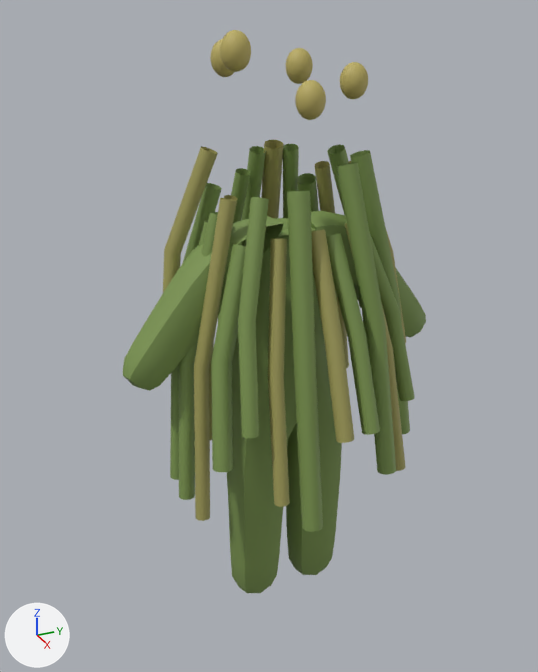
The glTF model assets/shared/costumes/costume_kelp.glb as it was, and as the next commit left it.
Both versions are drawn from a camera (50 mm lens) standing at (1.96, -0.934, 2.099) and looking at (-0.025, -0.04, 1.107). The axes (+X, +Y, +Z) are drawn at lower left. The lights are the same throughout. The first picture is the older version.

In view in the first picture: 'frond0', 'frond1', 'frond18', 'frond2', 'frond20', 'frond21', 'frond22', 'frond23', 'frond24', 'frond25', 'frond5', 'suit' and 19 more.
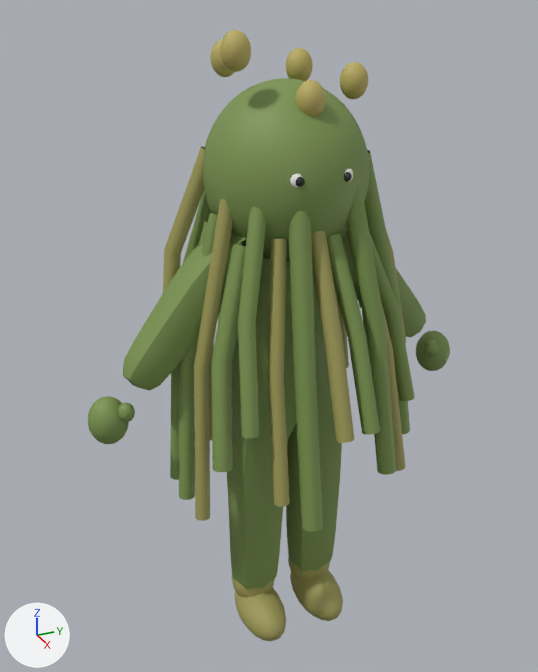
Edits to the bpy script that builds the scene:
```text
Add mat_black:
    mat_black = bpy.data.materials.new('black')
    # nodes: BsdfPrincipled, Mix, OutputMaterial, VertexColor
    # colours: black #272727, mixed with the vertex colours
Add mat_white:
    mat_white = bpy.data.materials.new('white')
    # nodes: BsdfPrincipled, Mix, OutputMaterial, VertexColor
    # colours: white #f3f3f1, mixed with the vertex colours
Add ob_thumbmr:
    ob_thumbmr = bpy.data.objects.new('thumbmR', me_thumbmr)  # a UV sphere (12 segments, 8 rings, poles along z) spanning x 0.033..0.083, y -0.5605..-0.5105, z 0.9584..1.0184
    ob_thumbmr.location = (0.0, 0.0, 0.0)
Add ob_thumbml:
    ob_thumbml = bpy.data.objects.new('thumbmL', me_thumbml)  # a UV sphere (12 segments, 8 rings, poles along z) spanning x 0.033..0.083, y 0.5105..0.5605, z 0.9584..1.0184
    ob_thumbml.location = (0.0, 0.0, 0.0)
Add ob_pupil_1:
    ob_pupil_1 = bpy.data.objects.new('pupil-1', me_pupil_1)  # a UV sphere (12 segments, 8 rings, poles along z) spanning x 0.2205..0.2475, y -0.0835..-0.0565, z 1.6465..1.6735
    ob_pupil_1.location = (0.0, 0.0, 0.0)
Add ob_pupil1:
    ob_pupil1 = bpy.data.objects.new('pupil1', me_pupil1)  # a UV sphere (12 segments, 8 rings, poles along z) spanning x 0.2205..0.2475, y 0.0565..0.0835, z 1.6465..1.6735
    ob_pupil1.location = (0.0, 0.0, 0.0)
Add ob_mittr:
    ob_mittr = bpy.data.objects.new('mittR', me_mittr)  # a UV sphere (18 segments, 12 rings, poles along z) spanning x -0.047..0.071, y -0.642..-0.522, z 0.873..1.023
    ob_mittr.location = (0.0, 0.0, 0.0)
Add ob_mittl:
    ob_mittl = bpy.data.objects.new('mittL', me_mittl)  # a UV sphere (18 segments, 12 rings, poles along z) spanning x -0.047..0.071, y 0.522..0.642, z 0.873..1.023
    ob_mittl.location = (0.0, 0.0, 0.0)
Add ob_head:
    ob_head = bpy.data.objects.new('head', me_head)  # an icosphere of 1280 faces spanning x -0.249..0.249, y -0.239..0.239, z 1.37..1.89
    ob_head.location = (0.0, 0.0, 0.0)
Add ob_eye_1:
    ob_eye_1 = bpy.data.objects.new('eye-1', me_eye_1)  # a UV sphere (16 segments, 10 rings, poles along z) spanning x 0.18..0.24, y -0.1..-0.04, z 1.63..1.69
    ob_eye_1.location = (0.0, 0.0, 0.0)
Add ob_eye1:
    ob_eye1 = bpy.data.objects.new('eye1', me_eye1)  # a UV sphere (16 segments, 10 rings, poles along z) spanning x 0.18..0.24, y 0.04..0.1, z 1.63..1.69
    ob_eye1.location = (0.0, 0.0, 0.0)
Add ob_bootr:
    ob_bootr = bpy.data.objects.new('bootR', me_bootr)  # a UV sphere (18 segments, 12 rings, poles along z) spanning x -0.088..0.208, y -0.195..-0.035, z -0.01..0.15
    ob_bootr.location = (0.0, 0.0, 0.0)
Add ob_bootl:
    ob_bootl = bpy.data.objects.new('bootL', me_bootl)  # a UV sphere (18 segments, 12 rings, poles along z) spanning x -0.088..0.208, y 0.035..0.195, z -0.01..0.15
    ob_bootl.location = (0.0, 0.0, 0.0)
Add ob_ankler:
    ob_ankler = bpy.data.objects.new('ankleR', me_ankler)  # a UV sphere (16 segments, 10 rings, poles along z) spanning x -0.08..0.08, y -0.195..-0.035, z 0.07..0.25
    ob_ankler.location = (0.0, 0.0, 0.0)
Add ob_anklel:
    ob_anklel = bpy.data.objects.new('ankleL', me_anklel)  # a UV sphere (16 segments, 10 rings, poles along z) spanning x -0.08..0.08, y 0.035..0.195, z 0.07..0.25
    ob_anklel.location = (0.0, 0.0, 0.0)
```

Where the change shows, as pixel boxes [x1, y1, x2, y2] in the pictures (538 x 672 px):
'head', added
    after: [203, 78, 370, 262]
'bootR', added
    after: [234, 588, 286, 641]
'bootL', added
    after: [290, 570, 343, 621]
'mittR', added
    after: [88, 396, 129, 444]
'mittL', added
    after: [416, 331, 450, 371]
'ankleR', added
    after: [231, 577, 275, 598]
'ankleL', added
    after: [288, 558, 330, 579]
'thumbmR', added
    after: [118, 402, 135, 422]
'thumbmL', added
    after: [423, 339, 438, 356]
'eye-1', added (mostly hidden)
    after: [290, 174, 302, 187]
'pupil-1', added
    after: [296, 177, 305, 187]
'pupil1', added
    after: [344, 172, 352, 182]
'eye1', added (mostly hidden)
    after: [345, 169, 353, 182]
